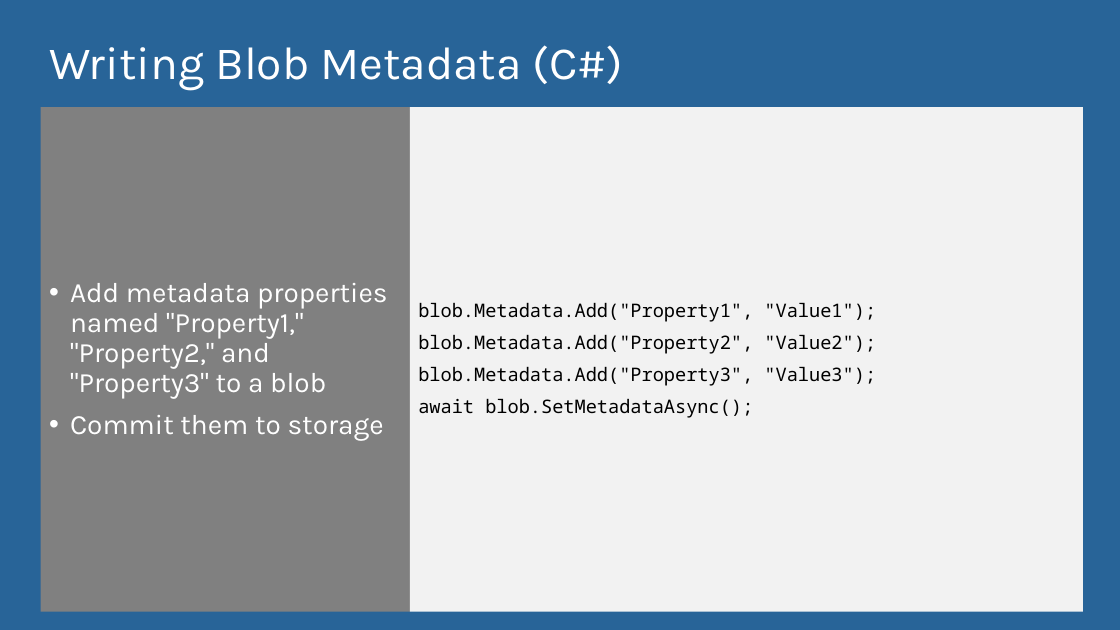
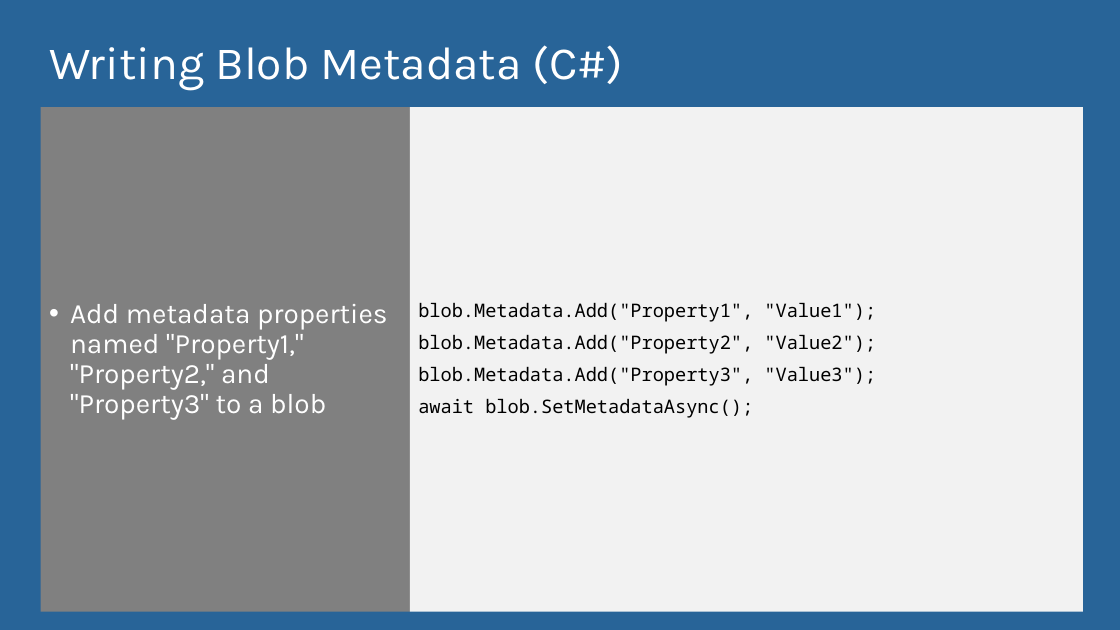
Before and after one commit to Azure-Readiness/Academic, a slide deck: slide 13 of Content/3. Storage/Azure Storage and Cognitive Services.pptx. Drawn at 1120x630 pixels with LibreOffice and Linux fonts; fonts in the diff are those of the drawing. Boxes give left, top, right and bottom in pixels: in the first picture for what was removed or moved away, otherwise in the second. Text is boxed around its words. In the diff, an @@ line names an element or a change of style, - is before the commit and + after.

Commit message:
Minor updates
Updated lab 1 (MD and screen shots) and storage slides

```diff
--- a/Content/3. Storage/Azure Storage and Cognitive Services.pptx
+++ b/Content/3. Storage/Azure Storage and Cognitive Services.pptx
@@ text at [70, 415, 384, 441]: paragraph removed @@
-• Commit them to storage
```
Also in this commit, not shown: 3 other slides changed, 4 other files.
